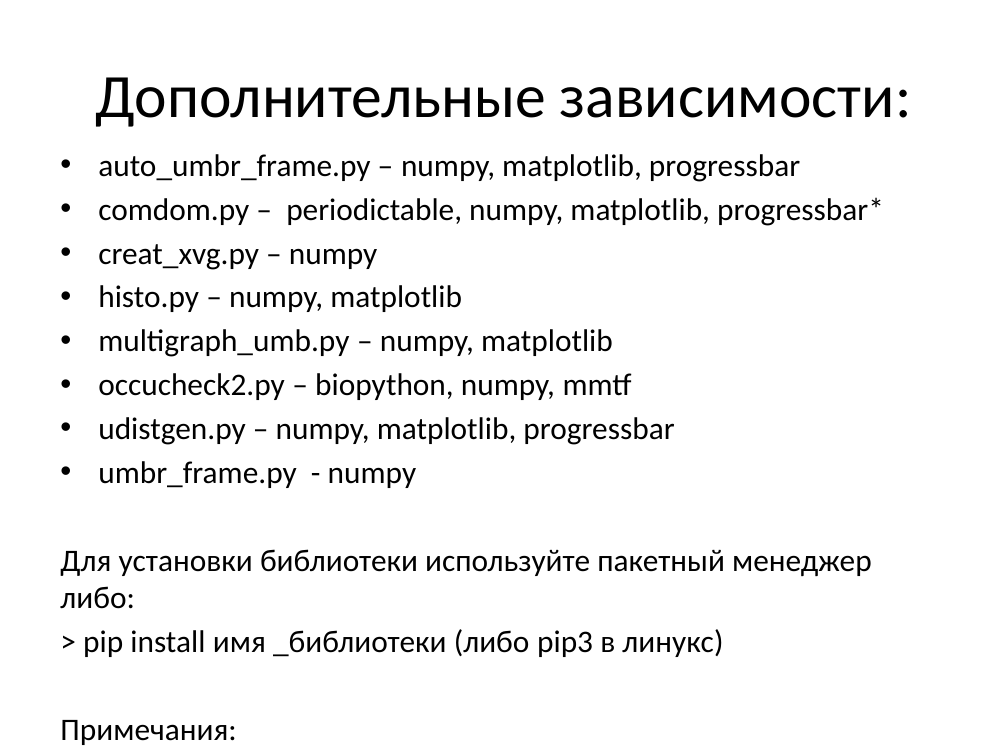
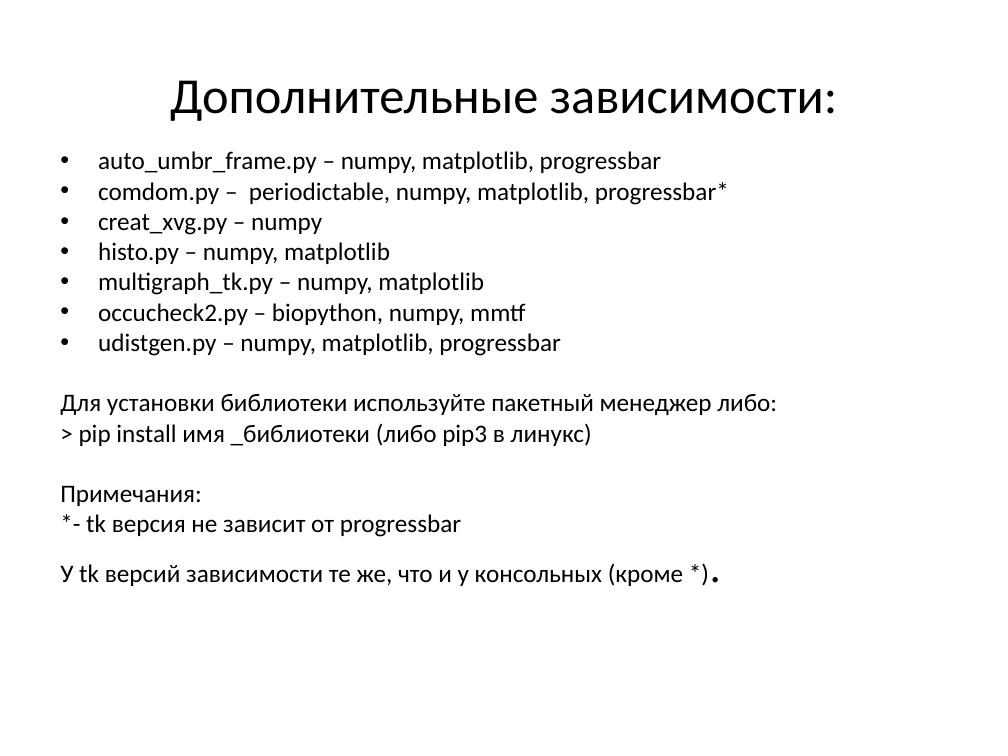
Before and after one commit to alashkov83/md_utils, a slide deck: slide 5 of readme.pptx. Drawn at 1008x756 pixels with LibreOffice and Linux fonts; fonts in the diff are those of the drawing; background and template pictures are left out. Boxes give left, top, right and bottom in pixels: in the first picture for what was removed or moved away, otherwise in the second. Text is boxed around its words. In the diff, an @@ line names an element or a change of style, - is before the commit and + after.

```diff
--- a/readme.pptx
+++ b/readme.pptx
@@ text "Дополнительные зависимости:" at (170, 80, 837, 121): size 44 to 36 pt @@
@@ text at (60, 151, 777, 537): size 22.4 to 18 pt in "auto_umbr_frame.py – numpy, matplotlib, progressbar", "comdom.py – periodictable, numpy, matplotlib, progressbar*", "creat_xvg.py – numpy", "histo.py – numpy, matplotlib" and 6 more places; indent changed; less space between paragraphs @@
@@ text at (98, 272, 484, 295): text changed; size 22.4 to 18 pt @@
-• multigraph_umb.py – numpy, matplotlib
+• multigraph_tk.py – numpy, matplotlib
@@ text at (98, 461, 417, 488): paragraph removed @@
-• umbr_frame.py - numpy
@@ text at (60, 564, 683, 586): text changed; size 22.4 to 18 pt @@
-У tk версий зависисимости те же, что и у консольных (кроме *)).
+У tk версий зависимости те же, что и у консольных (кроме *).
```
Also in this commit, not shown: 4 other slides changed, 8 other files.
